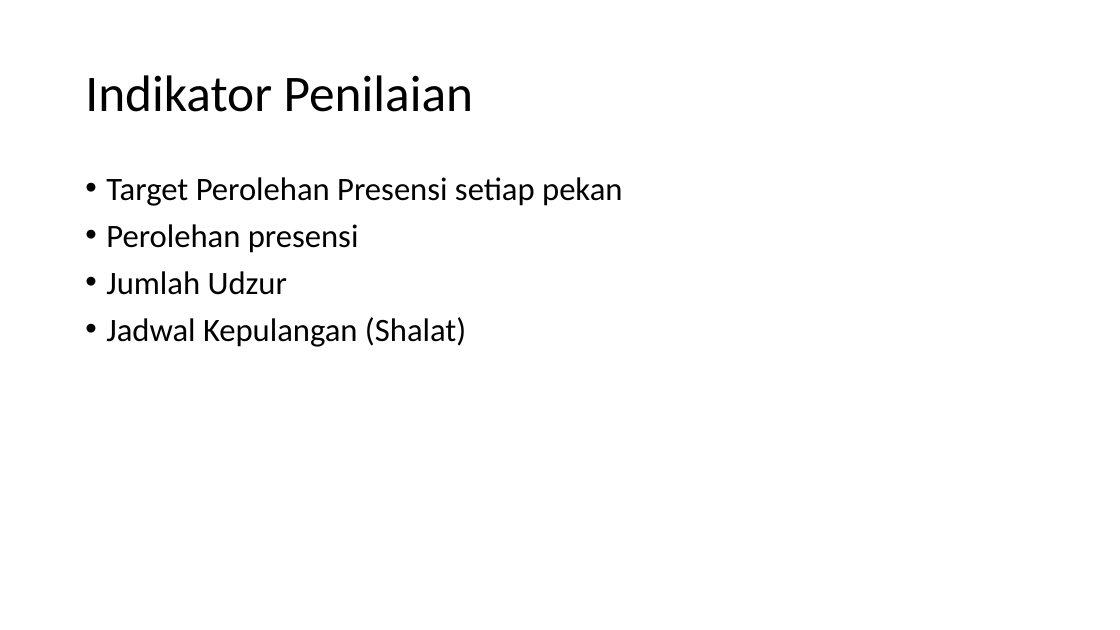
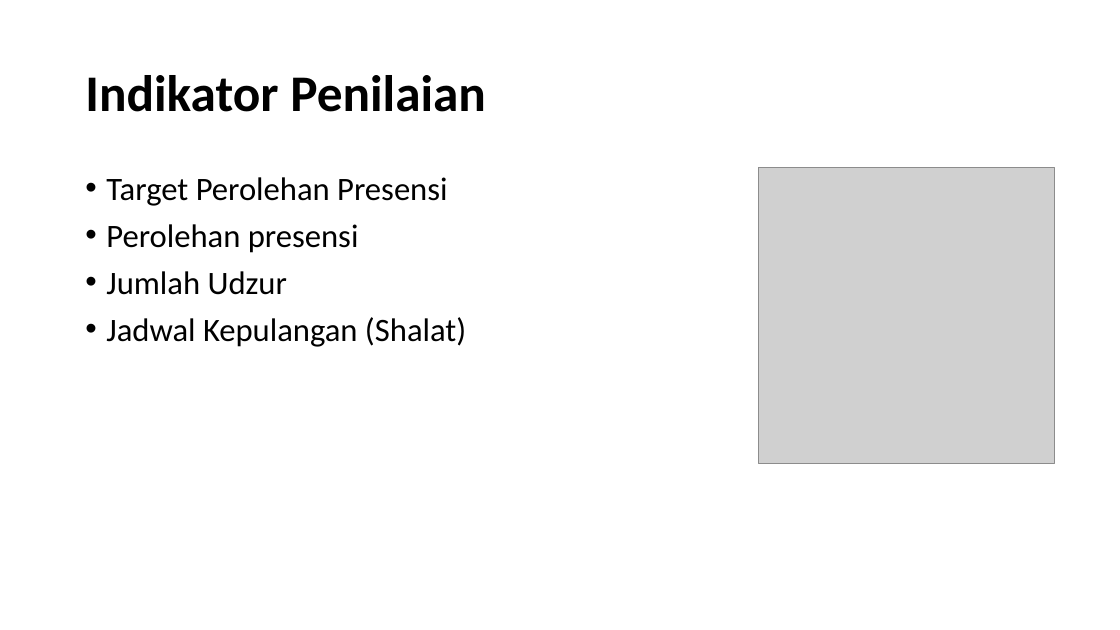
Before and after one commit to YodiYanwar/MY_SKRIPSI, a slide deck: slide 4 of Presentasi.pptx. Drawn at 1120x630 pixels with LibreOffice and Linux fonts; fonts in the diff are those of the drawing; grey boxes stand for pictures. Boxes give left, top, right and bottom in pixels: in the first picture for what was removed or moved away, otherwise in the second. Text is boxed around its words. In the diff, an @@ line names an element or a change of style, - is before the commit and + after.

```diff
--- a/Presentasi.pptx
+++ b/Presentasi.pptx
@@ title "Indikator Penilaian" at box(85, 75, 486, 112): bold on @@
@@ text at box(106, 177, 447, 206): text changed @@
-• Target Perolehan Presensi setiap pekan
+• Target Perolehan Presensi
@@ picture added at box(759, 168, 1054, 464) @@
```
Also in this commit, not shown: 13 other slides changed, 3 slides added, 2 slides removed, 15 other files.
